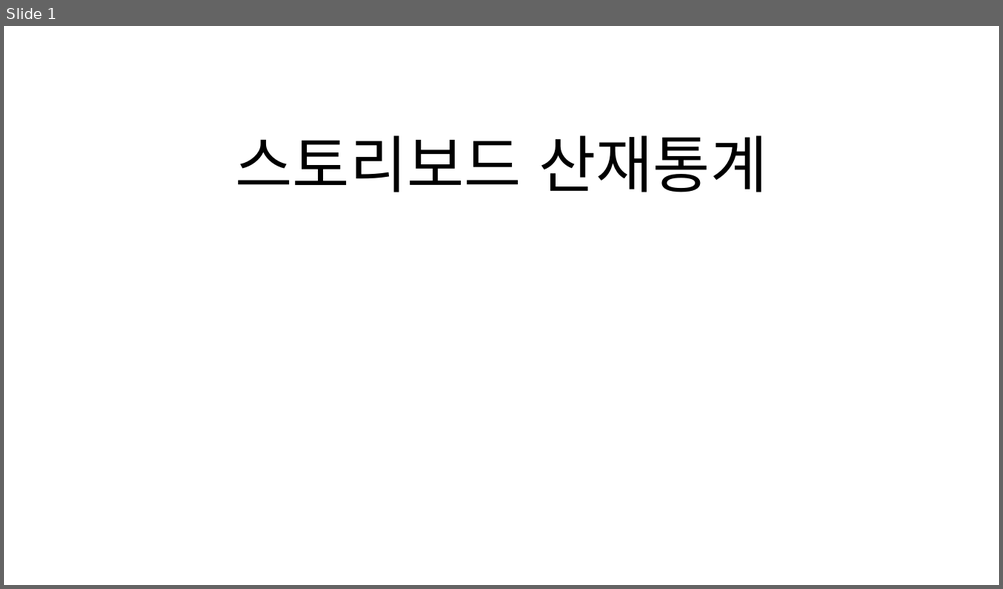
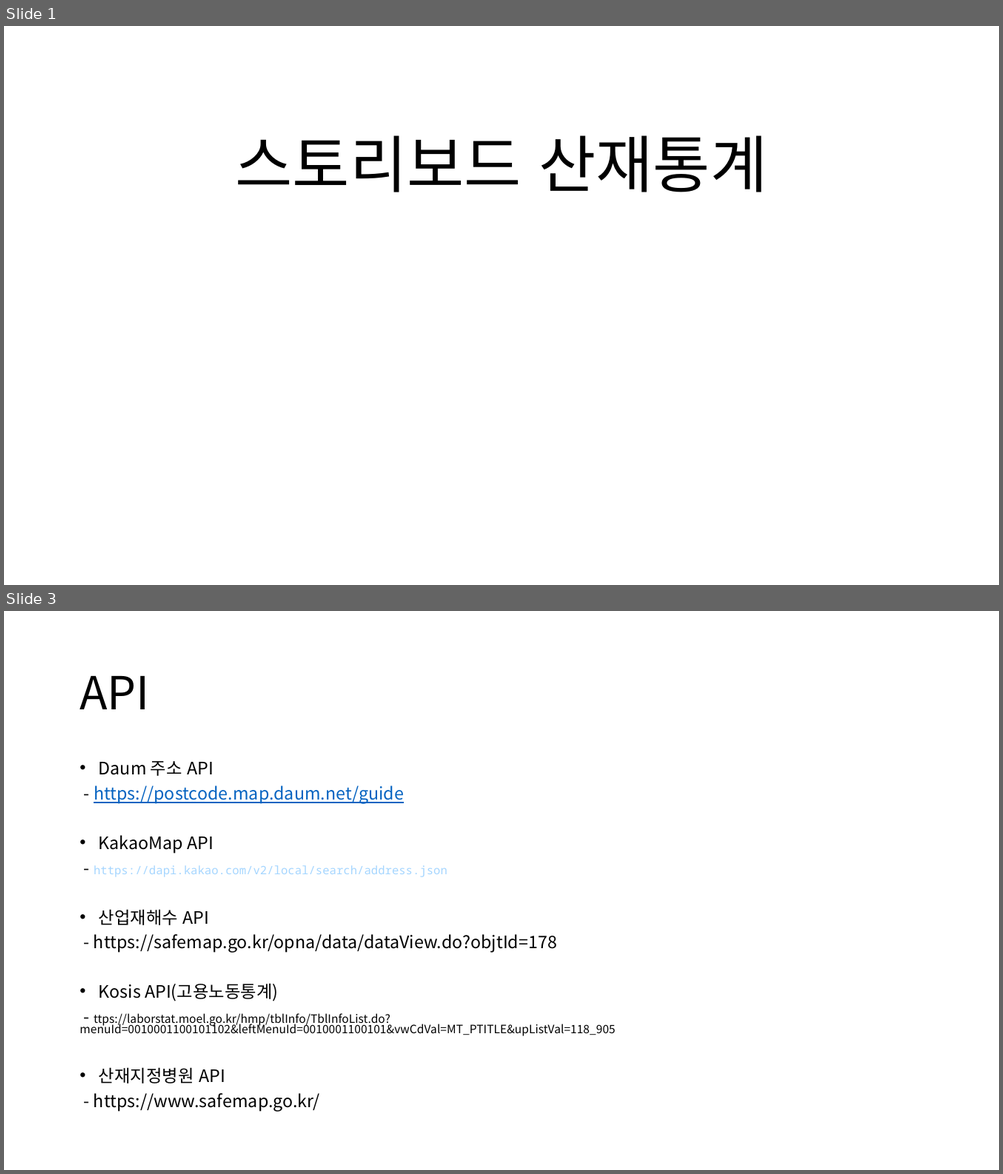
Before and after one commit to imyongchan/source, a slide deck: 종합기획/종합/스토리보드_종합중.pptx. Shown one above the other, each under a label of ours: slide 1 before the commit, slides 1 and 3 after it; the slides between them are not shown. The pictures are 1003x589 and 1003x1174 pixels, drawn with LibreOffice and Linux fonts; fonts in the diff are those of the drawing. Boxes give left, top, right and bottom in pixels: in the first picture for what was removed or moved away, otherwise in the second. Text is boxed around its words. In the diff, an @@ line names an element or a change of style, - is before the commit and + after.

```diff
--- a/종합기획/종합/스토리보드_종합중.pptx
+++ b/종합기획/종합/스토리보드_종합중.pptx
@@ slide 3 added at (x1=4, y1=611, x2=999, y2=1170), background #FFFFFF @@
@@ title added at (x1=79, y1=676, x2=149, y2=709), 44 pt, text #000000 @@
+API
@@ text added at (x1=79, y1=761, x2=614, y2=1112), 11.1 pt, text #000000 @@
+• Daum 주소 API
+- https://postcode.map.daum.net/guide
+• KakaoMap API
+- https://dapi.kakao.com/v2/local/search/address.json
+• 산업재해수 API
+- https://safemap.go.kr/opna/data/dataView.do?objtId=178
+• Kosis API(고용노동통계)
+- ttps://laborstat.moel.go.kr/hmp/tblInfo/TblInfoList.do?menuId=0010001100101102&leftMenuId=0010001100101&vwCdVal=MT_PTITLE&upListVal=118_905
+• 산재지정병원 API
+- https://www.safemap.go.kr/
```
Also in this commit, not shown: 1 slide changed, 1 other slide added.
